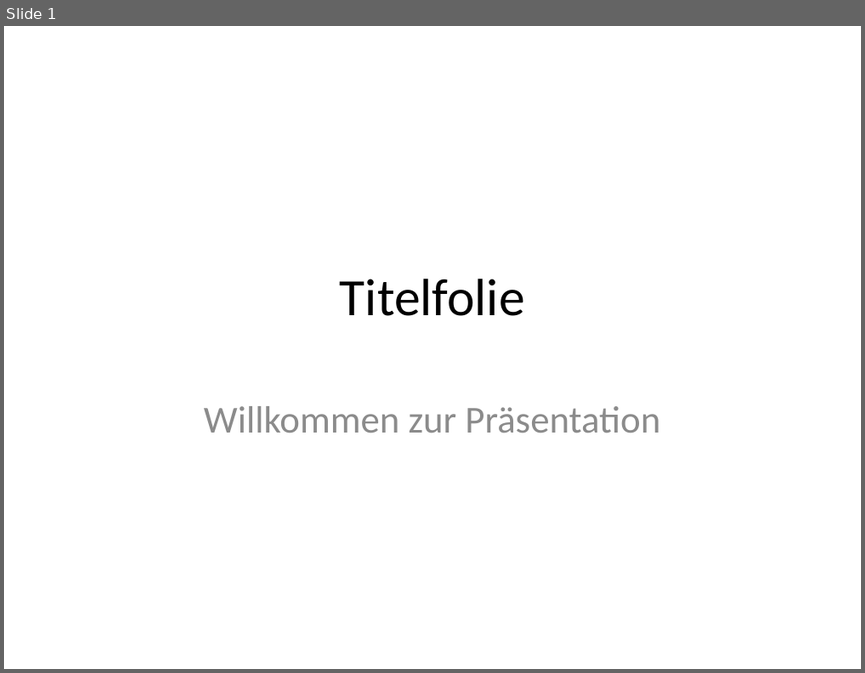
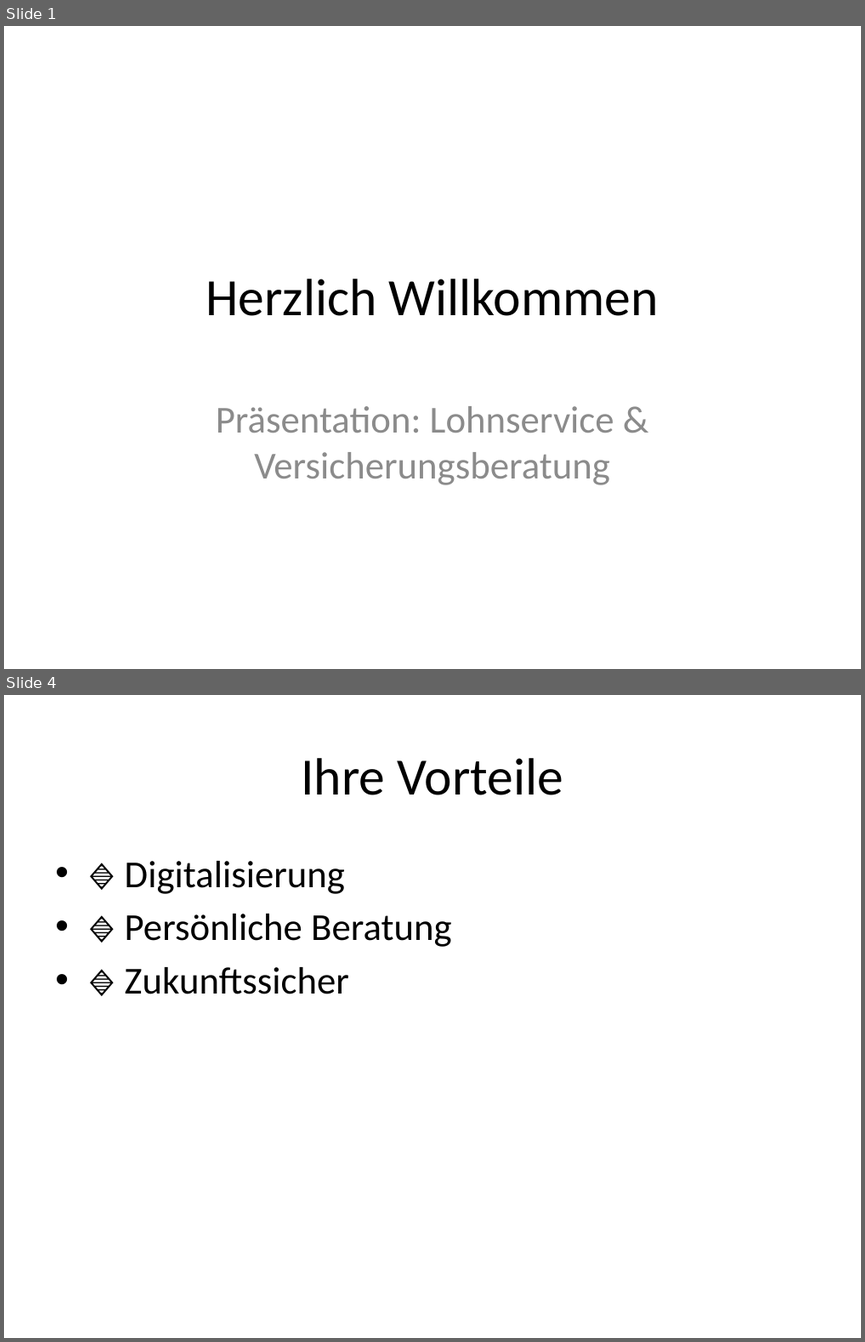
Before and after one commit to BDOZug/json-to-pptx, a slide deck: output_presentation.pptx. Shown one above the other, each under a label of ours: slide 1 before the commit, slides 1 and 4 after it; the slides between them are not shown. The pictures are 865x673 and 865x1342 pixels, drawn with LibreOffice and Linux fonts; fonts in the diff are those of the drawing. Boxes give left, top, right and bottom in pixels: in the first picture for what was removed or moved away, otherwise in the second. Text is boxed around its words. In the diff, an @@ line names an element or a change of style, - is before the commit and + after.

```diff
--- a/output_presentation.pptx
+++ b/output_presentation.pptx
@@ slide 4 added at [4, 695, 861, 1338], background #FFFFFF @@
@@ title added at [301, 758, 563, 795], 44 pt, text #000000 @@
+Ihre Vorteile
@@ text added at [125, 861, 452, 994], 32 pt, text #000000 @@
+• 🔹 Digitalisierung
+• 🔹 Persönliche Beratung
+• 🔹 Zukunftssicher
@@ slide 1 changed as well @@
@@ title at [206, 278, 658, 316]: text changed @@
-Titelfolie
+Herzlich Willkommen
@@ subtitle at [216, 406, 614, 485]: text changed @@
-Willkommen zur Präsentation
+Präsentation: Lohnservice & Versicherungsberatung
```
Also in this commit, not shown: 2 other slides added, 1 slide removed, 4 other files.
